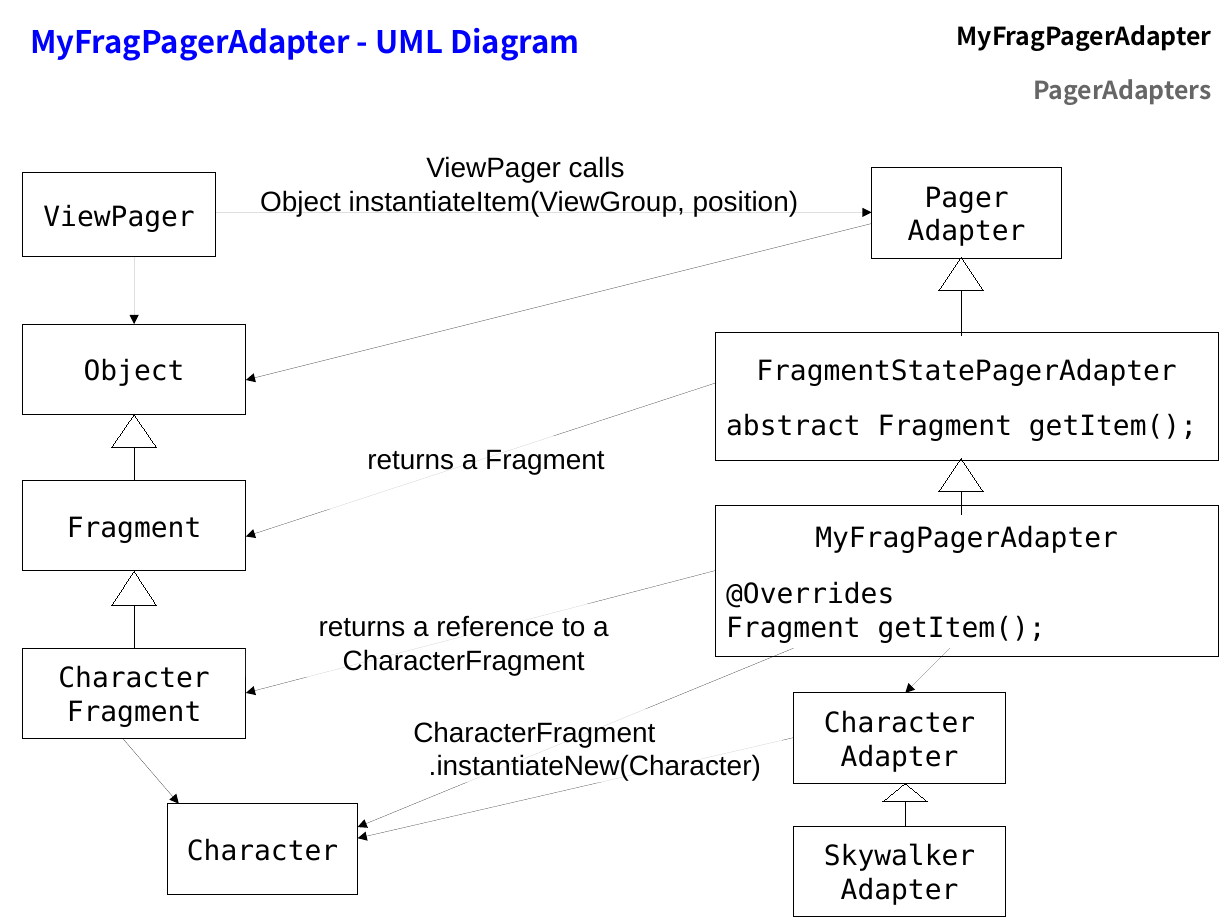
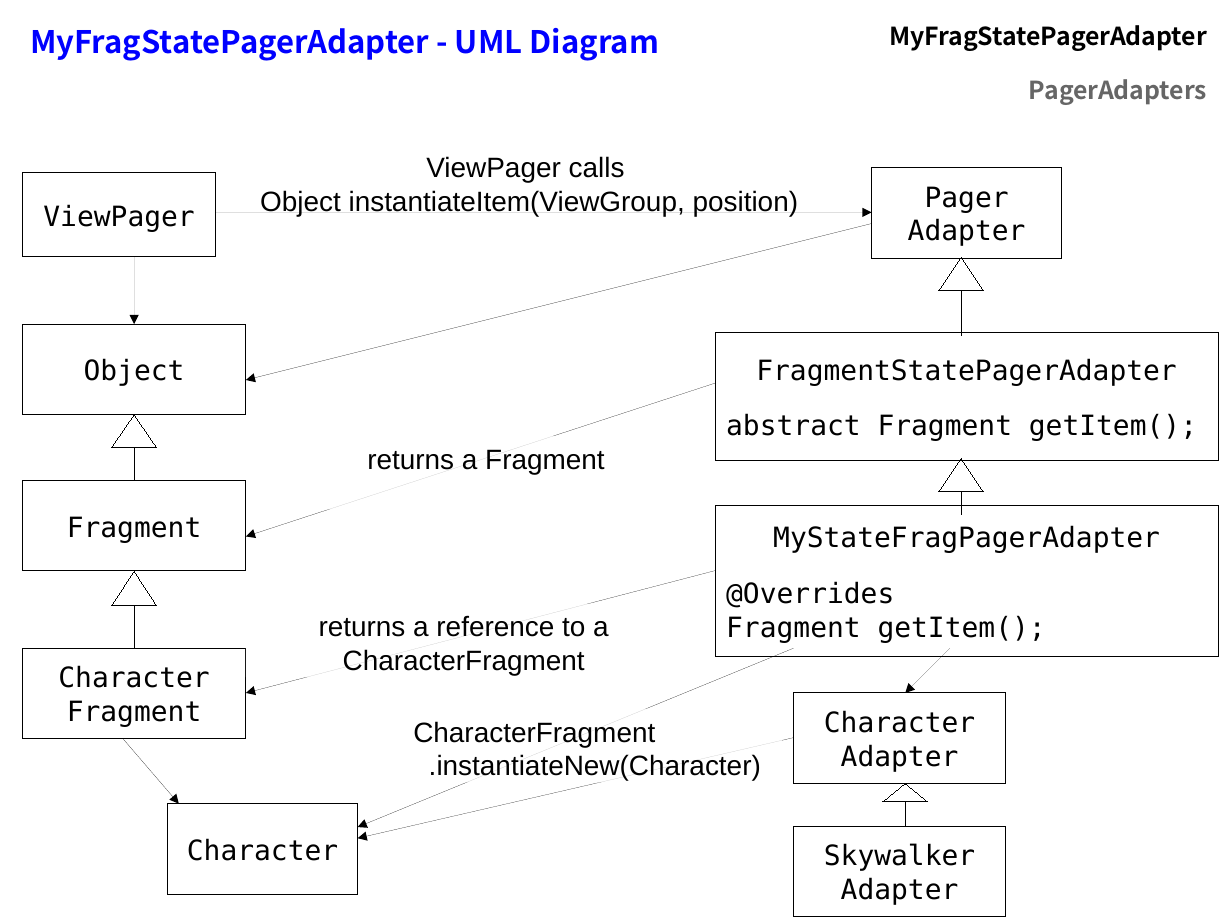
Before and after one commit to flocela/PagerAdaptersHandouts, a slide deck: slide 47 of PagerAdapterPresentation.odp (slide 40 before the commit). Drawn at 1232x924 pixels with LibreOffice and Linux fonts; fonts in the diff are those of the drawing. Boxes give left, top, right and bottom in pixels: in the first picture for what was removed or moved away, otherwise in the second. Text is boxed around its words. In the diff, an @@ line names an element or a change of style, - is before the commit and + after.

```diff
--- a/PagerAdapterPresentation.odp
+++ b/PagerAdapterPresentation.odp
@@ table at [19, 11, 1219, 109] @@
-row 1, column 1: MyFragPagerAdapter - UML Diagram
+row 1, column 1: MyFragStatePagerAdapter - UML Diagram
-row 1, column 2: MyFragPagerAdapter
+row 1, column 2: MyFragStatePagerAdapter
@@ table: place and size @@
-table at [19, 11, 1223, 109]
+table at [19, 11, 1219, 109]
@@ text in rectangle at [773, 525, 1160, 553]: text changed @@
-MyFragPagerAdapter
+MyStateFragPagerAdapter
```
Also in this commit, not shown: 31 other slides changed, 10 slides added, 3 slides removed, 11 other files.
